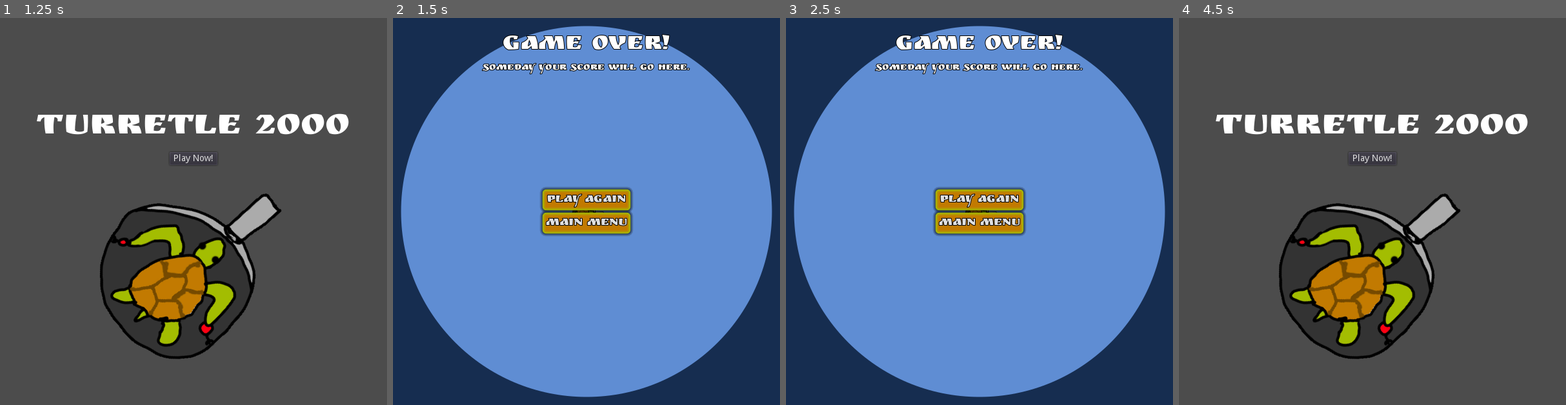
Above: before the commit, frames 1-4 (left to right).
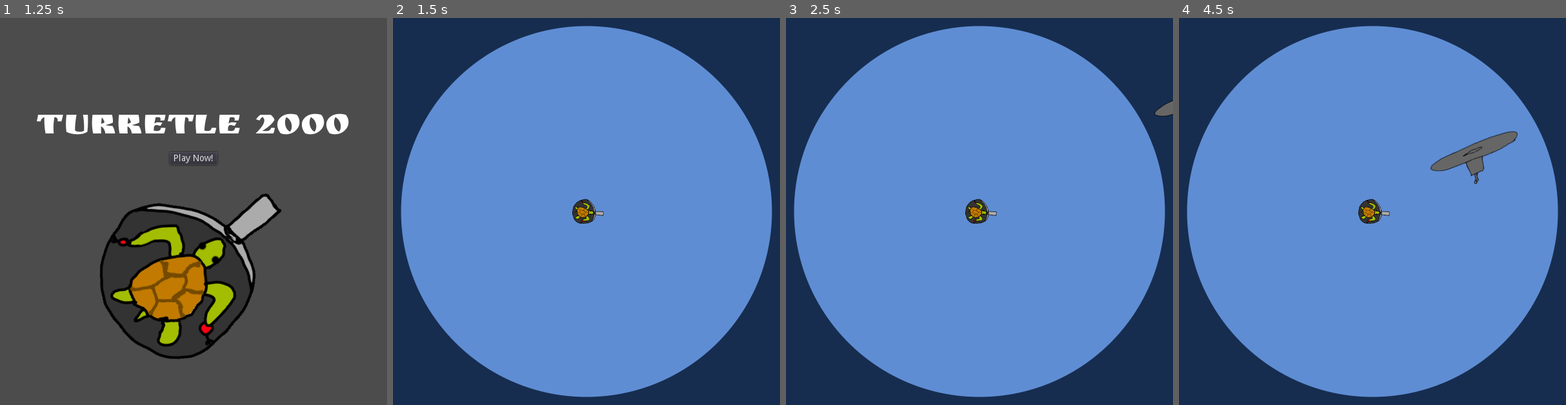
Above: after the commit, the same moments.

Repository: the-g-force/FamJam-March2021
Game: Godot game, scene res://src/Screens/SplashScreen.tscn
The game is run twice, just before and just after one commit, with the same random seed, the same clock (stepped at 60 frames per second) and the same inputs.
Inputs (mouse positions are in pixels of both pictures, inside the frame that each line leads up to):
- Up to frame 1 (1.25 s): tap Enter at 0.5 s; move the mouse to (278, 192) at 0.52 s; click (278, 192) at 0.67 s
- Up to frame 2 (1.5 s): click "Play Now!" at 1.25 s
- Up to frame 3 (2.5 s): click (979, 199) at 2 s, where only the run before the commit has a clickable "Play Again"
- Up to frame 4 (4.5 s): click (1372, 199) at 2.75 s, where only the run before the commit has a clickable "Play Again"; click (1372, 199) at 3.5 s, where only the run before the commit has a clickable "Play Again"; click (1372, 223) at 4.25 s, where only the run before the commit has a clickable "Main Menu"

Frame 1 is identical in both runs. In frame 2, 5.0% of the frame differs, in the area x 22-77%, y 4-57%; in frame 3, 5.2%; in frame 4, 100%, in the area x 0-100%, y 0-100%.

Commit message:
Balance gameplay
This has Leo's approval

Diff:
--- a/project/src/Enemies/DamagedSubmarine.tscn
+++ b/project/src/Enemies/DamagedSubmarine.tscn
@@ -5,12 +5,12 @@
 [ext_resource path="res://src/Enemies/Shark.tscn" type="PackedScene" id=3]
 
 [sub_resource type="CapsuleShape2D" id=1]
-radius = 13.4998
-height = 120.0
+radius = 49.9998
+height = 46.0004
 
 [node name="DamagedSubmarine" type="KinematicBody2D"]
 script = ExtResource( 2 )
-speed = 80
+speed = 60
 next = ExtResource( 3 )
 
 [node name="Sprite" type="Sprite" parent="."]
--- a/project/src/Enemies/Shark.tscn
+++ b/project/src/Enemies/Shark.tscn
@@ -4,12 +4,12 @@
 [ext_resource path="res://src/Enemy.gd" type="Script" id=2]
 
 [sub_resource type="CapsuleShape2D" id=1]
-radius = 20.4998
-height = 105.0
+radius = 48.4998
+height = 48.0004
 
 [node name="Shark" type="KinematicBody2D"]
 script = ExtResource( 2 )
-speed = 60
+speed = 40
 
 [node name="Sprite" type="Sprite" parent="."]
 texture = ExtResource( 1 )
--- a/project/src/EnemyGenerator.gd
+++ b/project/src/EnemyGenerator.gd
@@ -5,6 +5,14 @@
 const _ENEMY := preload("res://src/Enemies/Submarine.tscn")
 
 export var radius := 150.0
+export var initial_delay := 0.5          # Time before first spawn
+export var spawn_timer_delay := 4.0      # Seconds between spawn
+export var spawn_increase_rate := 0.03   # How much faster is the next one
+
+func _ready():
+	$Timer.wait_time = spawn_timer_delay
+	yield(get_tree().create_timer(initial_delay), "timeout")
+	_spawn_enemy()
 
 
 func _on_Timer_timeout()->void:
@@ -19,3 +27,7 @@
 
 	enemy.rotation = theta - PI
 	emit_signal("spawn_enemy", enemy)
+
+	# Make them come a little faster
+	$Timer.wait_time *= 1.0 - spawn_increase_rate
+	$Timer.start()
--- a/project/src/EnemyGenerator.tscn
+++ b/project/src/EnemyGenerator.tscn
@@ -6,5 +6,5 @@
 script = ExtResource( 1 )
 
 [node name="Timer" type="Timer" parent="."]
-autostart = true
+one_shot = true
 [connection signal="timeout" from="Timer" to="." method="_on_Timer_timeout"]
--- a/project/src/Game.tscn
+++ b/project/src/Game.tscn
@@ -38,6 +38,7 @@
 script = ExtResource( 3 )
 
 [node name="Background" type="Sprite" parent="."]
+z_index = -10
 texture = ExtResource( 5 )
 centered = false
 __meta__ = {
@@ -54,6 +55,7 @@
 radius = 450.0
 
 [node name="Control" type="Control" parent="."]
+visible = false
 margin_right = 600.0
 margin_bottom = 600.0
 __meta__ = {
--- a/project/src/Projectile.gd
+++ b/project/src/Projectile.gd
@@ -1,7 +1,7 @@
 class_name Projectile
 extends KinematicBody2D
 
-export var speed := 100
+export var speed := 200
 
 func _physics_process(delta):
 	var collision := move_and_collide(Vector2.RIGHT.rotated(rotation) * speed * delta)
